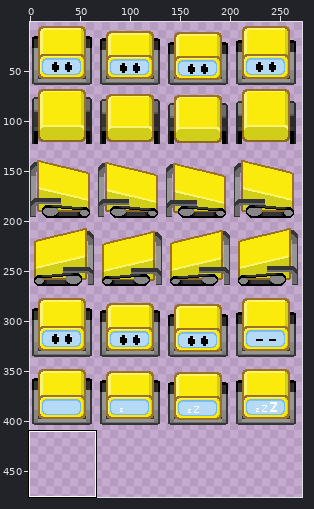
Two versions of one sprite sheet, assets/images/player/spritesheet.png. The first picture is a wide view before the edit; the outline marks the close-up.
Close-up. As it was:
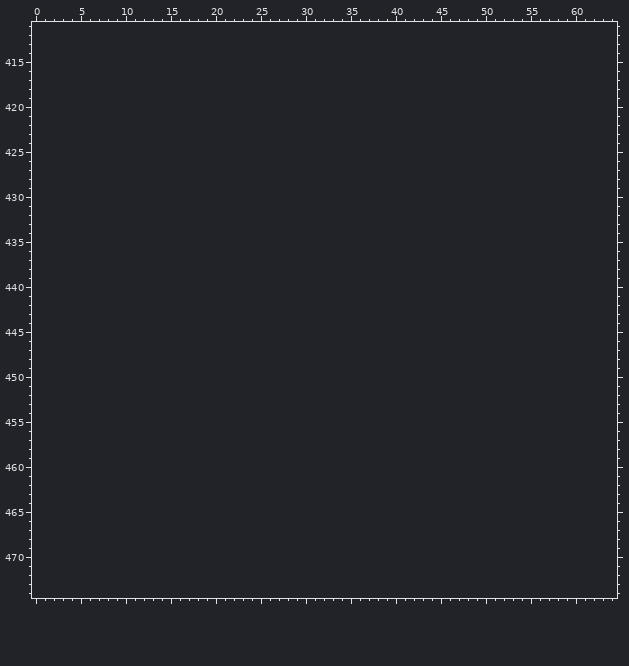
The file is 272x408 pixels. Colours within 5 levels of each other are drawn and written as one. Shown: x 0..64, y 411..474. The old version is drawn lined up with the new one, on the new canvas. The wide view leaves out empty margins. The commit also changed other parts of the picture, which this record leaves out.
Once edited:
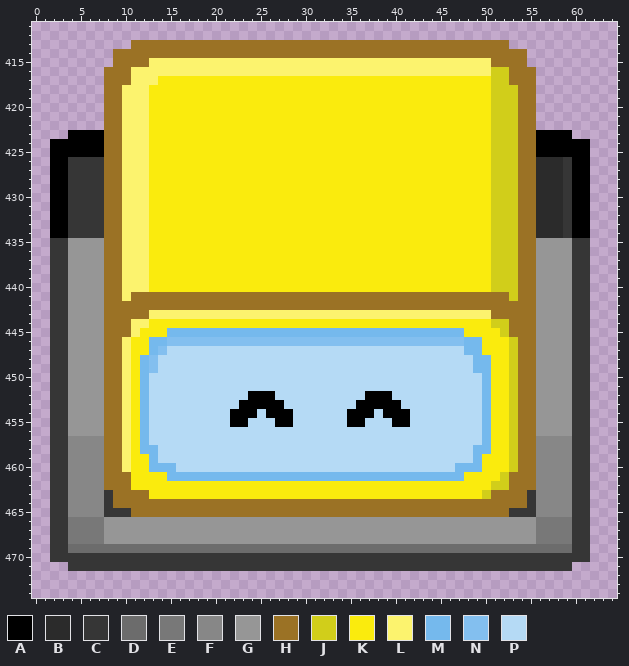
Palette (. is transparent): A #000000  B #2b2b2b  C #363636  D #6c6c6c  E #787878  F #878787  G #969696  H #9b7225  J #d1ce1a  K #faeb0d  L #fcf36e  M #75b9ed  N #83bfef  P #b5daf5
Changes in this commit:
canvas 272x408 -> 272x476
Changed rows in their new state; - is an unchanged pixel.
first column x 2:
413 ---------HHHHHHHHHHHHHHHHHHHHHHHHHHHHHHHHHHHHHHHHHH---------
414 -------HHHHHHHHHHHHHHHHHHHHHHHHHHHHHHHHHHHHHHHHHHHHHH-------
415 -------HHHHLLLLLLLLLLLLLLLLLLLLLLLLLLLLLLLLLLLLLLHHHH-------
416 ------HHHLLLLLLLLLLLLLLLLLLLLLLLLLLLLLLLLLLLLLLLLJJHHH------
417 ------HHHLLLKKKKKKKKKKKKKKKKKKKKKKKKKKKKKKKKKKKKKJJHHH------
418 ------HHLLLKKKKKKKKKKKKKKKKKKKKKKKKKKKKKKKKKKKKKKJJJHH------
419 ------HHLLLKKKKKKKKKKKKKKKKKKKKKKKKKKKKKKKKKKKKKKJJJHH------
420 ------HHLLLKKKKKKKKKKKKKKKKKKKKKKKKKKKKKKKKKKKKKKJJJHH------
421 ------HHLLLKKKKKKKKKKKKKKKKKKKKKKKKKKKKKKKKKKKKKKJJJHH------
422 ------HHLLLKKKKKKKKKKKKKKKKKKKKKKKKKKKKKKKKKKKKKKJJJHH------
423 --AAAAHHLLLKKKKKKKKKKKKKKKKKKKKKKKKKKKKKKKKKKKKKKJJJHHAAAA--
424 AAAAAAHHLLLKKKKKKKKKKKKKKKKKKKKKKKKKKKKKKKKKKKKKKJJJHHAAAAAA
425 AAAAAAHHLLLKKKKKKKKKKKKKKKKKKKKKKKKKKKKKKKKKKKKKKJJJHHAAAAAA
426 AACCCCHHLLLKKKKKKKKKKKKKKKKKKKKKKKKKKKKKKKKKKKKKKJJJHHBBBCAA
427 AACCCCHHLLLKKKKKKKKKKKKKKKKKKKKKKKKKKKKKKKKKKKKKKJJJHHBBBCAA
428 AACCCCHHLLLKKKKKKKKKKKKKKKKKKKKKKKKKKKKKKKKKKKKKKJJJHHBBBCAA
429 AACCCCHHLLLKKKKKKKKKKKKKKKKKKKKKKKKKKKKKKKKKKKKKKJJJHHBBBCAA
430 AACCCCHHLLLKKKKKKKKKKKKKKKKKKKKKKKKKKKKKKKKKKKKKKJJJHHBBBCAA
431 AACCCCHHLLLKKKKKKKKKKKKKKKKKKKKKKKKKKKKKKKKKKKKKKJJJHHBBBCAA
432 AACCCCHHLLLKKKKKKKKKKKKKKKKKKKKKKKKKKKKKKKKKKKKKKJJJHHBBBCAA
433 AACCCCHHLLLKKKKKKKKKKKKKKKKKKKKKKKKKKKKKKKKKKKKKKJJJHHBBBCAA
434 AACCCCHHLLLKKKKKKKKKKKKKKKKKKKKKKKKKKKKKKKKKKKKKKJJJHHBBBCAA
435 CCGGGGHHLLLKKKKKKKKKKKKKKKKKKKKKKKKKKKKKKKKKKKKKKJJJHHGGGGCC
436 CCGGGGHHLLLKKKKKKKKKKKKKKKKKKKKKKKKKKKKKKKKKKKKKKJJJHHGGGGCC
437 CCGGGGHHLLLKKKKKKKKKKKKKKKKKKKKKKKKKKKKKKKKKKKKKKJJJHHGGGGCC
438 CCGGGGHHLLLKKKKKKKKKKKKKKKKKKKKKKKKKKKKKKKKKKKKKKJJJHHGGGGCC
439 CCGGGGHHLLLKKKKKKKKKKKKKKKKKKKKKKKKKKKKKKKKKKKKKKJJJHHGGGGCC
440 CCGGGGHHLLLKKKKKKKKKKKKKKKKKKKKKKKKKKKKKKKKKKKKKKJJJHHGGGGCC
441 CCGGGGHHLHHHHHHHHHHHHHHHHHHHHHHHHHHHHHHHHHHHHHHHHHHJHHGGGGCC
442 CCGGGGHHHHHHHHHHHHHHHHHHHHHHHHHHHHHHHHHHHHHHHHHHHHHHHHGGGGCC
443 CCGGGGHHHHHLLLLLLLLLLLLLLLLLLLLLLLLLLLLLLLLLLLLLLHHHHHGGGGCC
444 CCGGGGHHHLLKKKKKKKKKKKKKKKKKKKKKKKKKKKKKKKKKKKKKKJJHHHGGGGCC
445 CCGGGGHHHLKKKMMMMMMMMMMMMMMMMMMMMMMMMMMMMMMMMMKKKKJHHHGGGGCC
446 CCGGGGHHLKKMMNNNNNNNNNNNNNNNNNNNNNNNNNNNNNNNNNMMKKKJHHGGGGCC
447 CCGGGGHHLKKMNPPPPPPPPPPPPPPPPPPPPPPPPPPPPPPPPPMMKKKJHHGGGGCC
448 CCGGGGHHLKMNPPPPPPPPPPPPPPPPPPPPPPPPPPPPPPPPPPPMMKKJHHGGGGCC
449 CCGGGGHHLKMNPPPPPPPPPPPPPPPPPPPPPPPPPPPPPPPPPPPMMKKJHHGGGGCC
450 CCGGGGHHLKMPPPPPPPPPPPPPPPPPPPPPPPPPPPPPPPPPPPPPMKKJHHGGGGCC
451 CCGGGGHHLKMPPPPPPPPPPPPPPPPPPPPPPPPPPPPPPPPPPPPPMKKJHHGGGGCC
452 CCGGGGHHLKMPPPPPPPPPPPAAAPPPPPPPPPPAAAPPPPPPPPPPMKKJHHGGGGCC
453 CCGGGGHHLKMPPPPPPPPPPAAAAAPPPPPPPPAAAAAPPPPPPPPPMKKJHHGGGGCC
454 CCGGGGHHLKMPPPPPPPPPAAAPAAAPPPPPPAAAPAAAPPPPPPPPMKKJHHGGGGCC
455 CCGGGGHHLKMPPPPPPPPPAAPPPAAPPPPPPAAPPPAAPPPPPPPPMKKJHHGGGGCC
456 CCGGGGHHLKMPPPPPPPPPPPPPPPPPPPPPPPPPPPPPPPPPPPPPMKKJHHGGGGCC
457 CCFFFFHHLKMPPPPPPPPPPPPPPPPPPPPPPPPPPPPPPPPPPPPPMKKJHHFFFFCC
458 CCFFFFHHLKMMPPPPPPPPPPPPPPPPPPPPPPPPPPPPPPPPPPPMMKKJHHFFFFCC
459 CCFFFFHHLKKMPPPPPPPPPPPPPPPPPPPPPPPPPPPPPPPPPPPMKKKJHHFFFFCC
460 CCFFFFHHLKKMMMPPPPPPPPPPPPPPPPPPPPPPPPPPPPPPPMMMKKKJHHFFFFCC
461 CCFFFFHHHKKKKMMMMMMMMMMMMMMMMMMMMMMMMMMMMMMMMMKKKKJHHHFFFFCC
462 CCFFFFHHHKKKKKKKKKKKKKKKKKKKKKKKKKKKKKKKKKKKKKKKKJJHHHFFFFCC
463 CCFFFFCHHHHKKKKKKKKKKKKKKKKKKKKKKKKKKKKKKKKKKKKKJHHHHCFFFFCC
464 CCFFFFCHHHHHHHHHHHHHHHHHHHHHHHHHHHHHHHHHHHHHHHHHHHHHHCFFFFCC
465 CCFFFFCCCHHHHHHHHHHHHHHHHHHHHHHHHHHHHHHHHHHHHHHHHHHCCCFFFFCC
466 CCEEEEGGGGGGGGGGGGGGGGGGGGGGGGGGGGGGGGGGGGGGGGGGGGGGGGEEEECC
467 CCEEEEGGGGGGGGGGGGGGGGGGGGGGGGGGGGGGGGGGGGGGGGGGGGGGGGEEEECC
468 CCEEEEGGGGGGGGGGGGGGGGGGGGGGGGGGGGGGGGGGGGGGGGGGGGGGGGEEEECC
469 CCDDDDDDDDDDDDDDDDDDDDDDDDDDDDDDDDDDDDDDDDDDDDDDDDDDDDDDDDCC
470 CCCCCCCCCCCCCCCCCCCCCCCCCCCCCCCCCCCCCCCCCCCCCCCCCCCCCCCCCCCC
471 --CCCCCCCCCCCCCCCCCCCCCCCCCCCCCCCCCCCCCCCCCCCCCCCCCCCCCCCC--
Where, in picture pixels (left, top, right, bottom), the same in both close-ups:
added: (50, 40, 590, 571)
